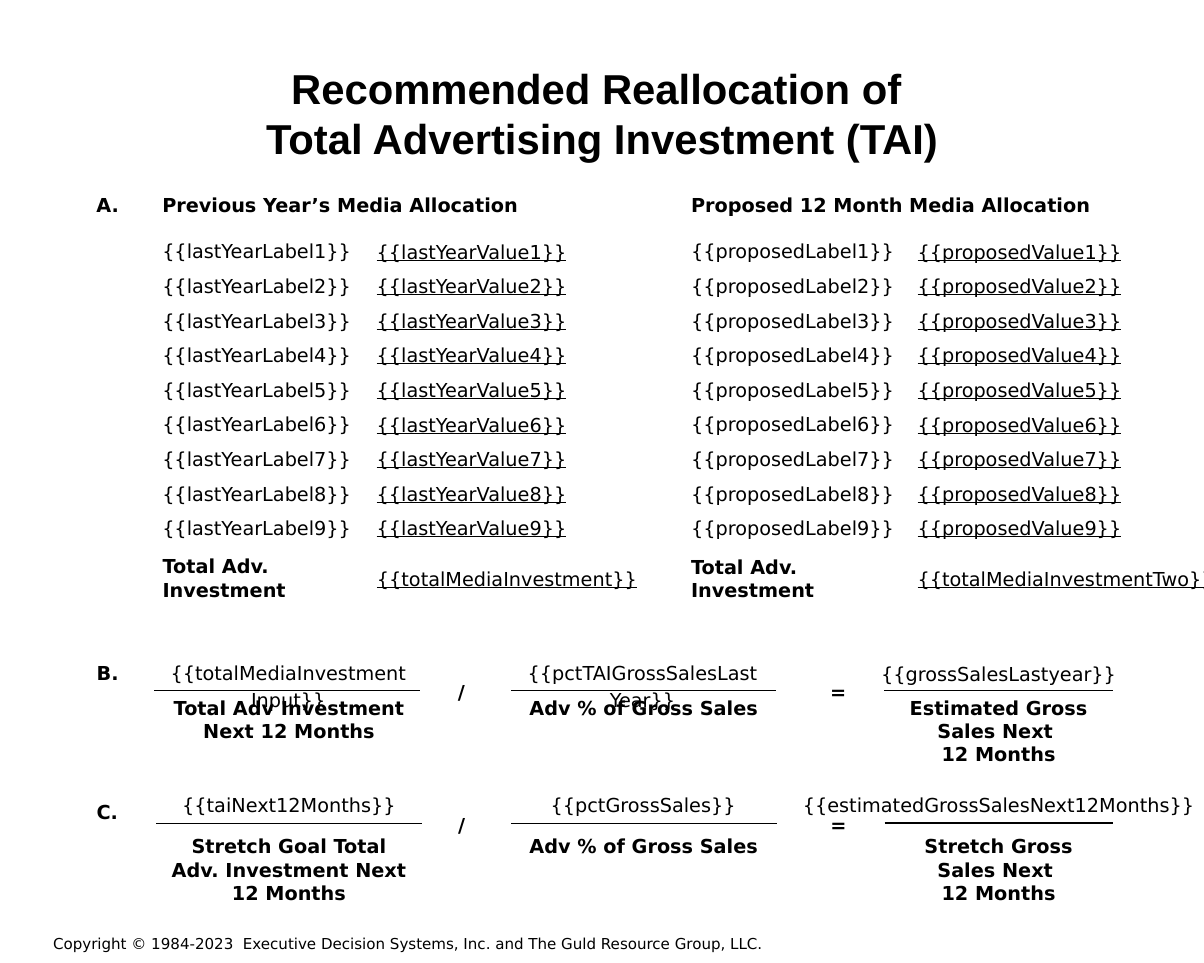
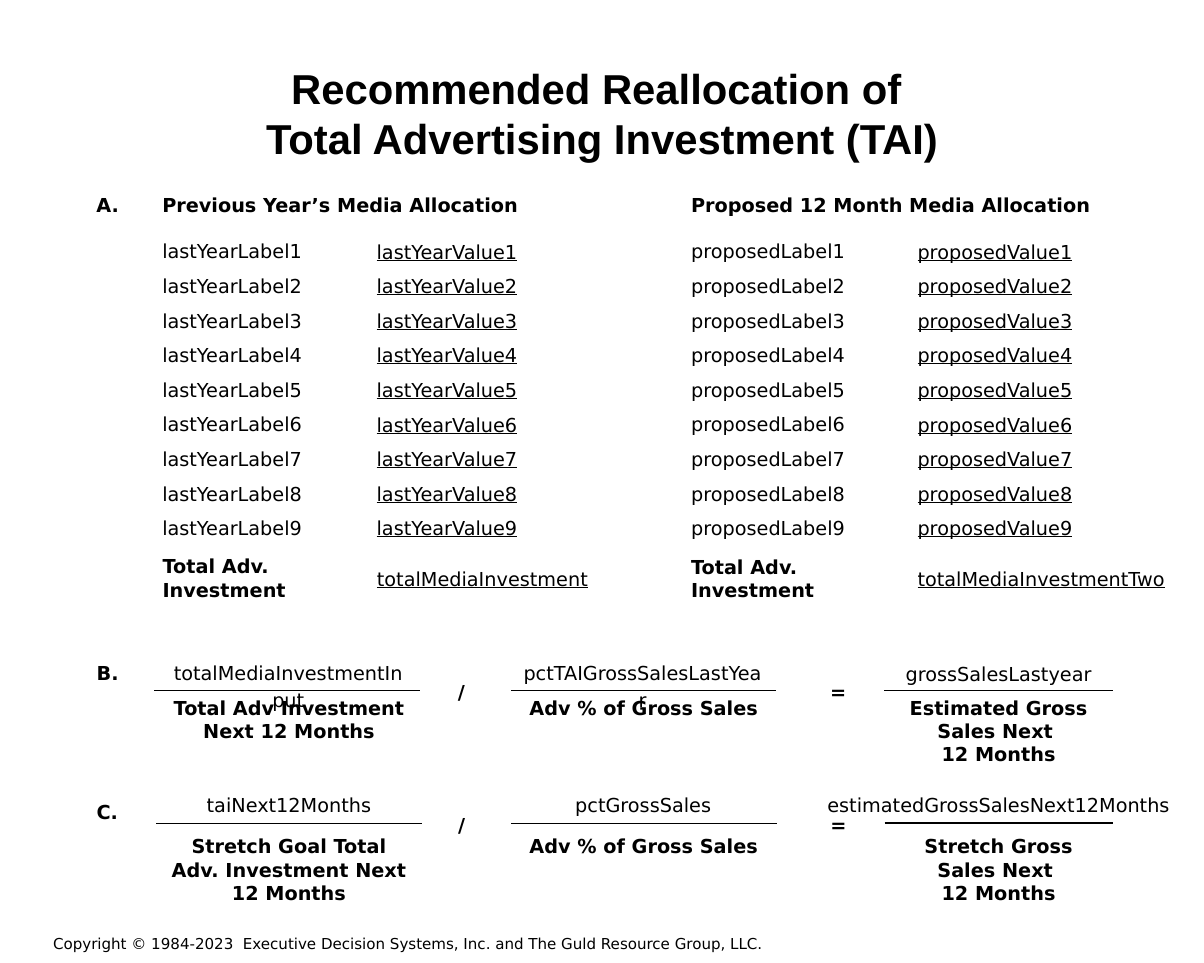
Before and after one commit to hintonandrew510/wizardfrontend, a slide deck: slide 11 of mavenprojectSCR/src/main/resources/powerpointtemplate/tv.pptx. Drawn at 1204x963 pixels with LibreOffice and Linux fonts; fonts in the diff are those of the drawing; background and template pictures are left out. Boxes give left, top, right and bottom in pixels: in the first picture for what was removed or moved away, otherwise in the second. Text is boxed around its words. In the diff, an @@ line names an element or a change of style, - is before the commit and + after.

```diff
--- a/mavenprojectSCR/src/main/resources/powerpointtemplate/tv.pptx
+++ b/mavenprojectSCR/src/main/resources/powerpointtemplate/tv.pptx
@@ text at box(162, 243, 302, 536): text changed @@
-{{lastYearLabel1}}
-{{lastYearLabel2}}
-{{lastYearLabel3}}
-{{lastYearLabel4}}
-{{lastYearLabel5}}
-{{lastYearLabel6}}
-{{lastYearLabel7}}
-{{lastYearLabel8}}
-{{lastYearLabel9}}
+lastYearLabel1
+lastYearLabel2
+lastYearLabel3
+lastYearLabel4
+lastYearLabel5
+lastYearLabel6
+lastYearLabel7
+lastYearLabel8
+lastYearLabel9
@@ text at box(377, 244, 518, 537): text changed @@
-{{lastYearValue1}}
-{{lastYearValue2}}
-{{lastYearValue3}}
-{{lastYearValue4}}
-{{lastYearValue5}}
-{{lastYearValue6}}
-{{lastYearValue7}}
-{{lastYearValue8}}
-{{lastYearValue9}}
+lastYearValue1
+lastYearValue2
+lastYearValue3
+lastYearValue4
+lastYearValue5
+lastYearValue6
+lastYearValue7
+lastYearValue8
+lastYearValue9
@@ text at box(691, 243, 845, 539): text changed @@
-{{proposedLabel1}}
-{{proposedLabel2}}
-{{proposedLabel3}}
-{{proposedLabel4}}
-{{proposedLabel5}}
-{{proposedLabel6}}
-{{proposedLabel7}}
-{{proposedLabel8}}
-{{proposedLabel9}}
+proposedLabel1
+proposedLabel2
+proposedLabel3
+proposedLabel4
+proposedLabel5
+proposedLabel6
+proposedLabel7
+proposedLabel8
+proposedLabel9
@@ text at box(918, 244, 1073, 539): text changed @@
-{{proposedValue1}}
-{{proposedValue2}}
-{{proposedValue3}}
-{{proposedValue4}}
-{{proposedValue5}}
-{{proposedValue6}}
-{{proposedValue7}}
-{{proposedValue8}}
-{{proposedValue9}}
+proposedValue1
+proposedValue2
+proposedValue3
+proposedValue4
+proposedValue5
+proposedValue6
+proposedValue7
+proposedValue8
+proposedValue9
@@ text at box(377, 571, 588, 588): text changed @@
-{{totalMediaInvestment}}
+totalMediaInvestment
@@ text at box(918, 571, 1165, 588): text changed @@
-{{totalMediaInvestmentTwo}}
+totalMediaInvestmentTwo
@@ text at box(157, 647, 419, 698): text changed @@
-{{totalMediaInvestmentInput}}
+totalMediaInvestmentInput
@@ text at box(510, 647, 773, 698): text changed @@
-{{pctTAIGrossSalesLastYear}}
+pctTAIGrossSalesLastYear
@@ text at box(906, 666, 1092, 685): text changed @@
-{{grossSalesLastyear}}
+grossSalesLastyear
@@ text at box(207, 797, 371, 813): text changed @@
-{{taiNext12Months}}
+taiNext12Months
@@ text at box(575, 797, 711, 816): text changed @@
-{{pctGrossSales}}
+pctGrossSales
@@ text at box(827, 797, 1169, 813): text changed @@
-{{estimatedGrossSalesNext12Months}}
+estimatedGrossSalesNext12Months
```
Also in this commit, not shown: 26 other slides changed, 4 other files.
